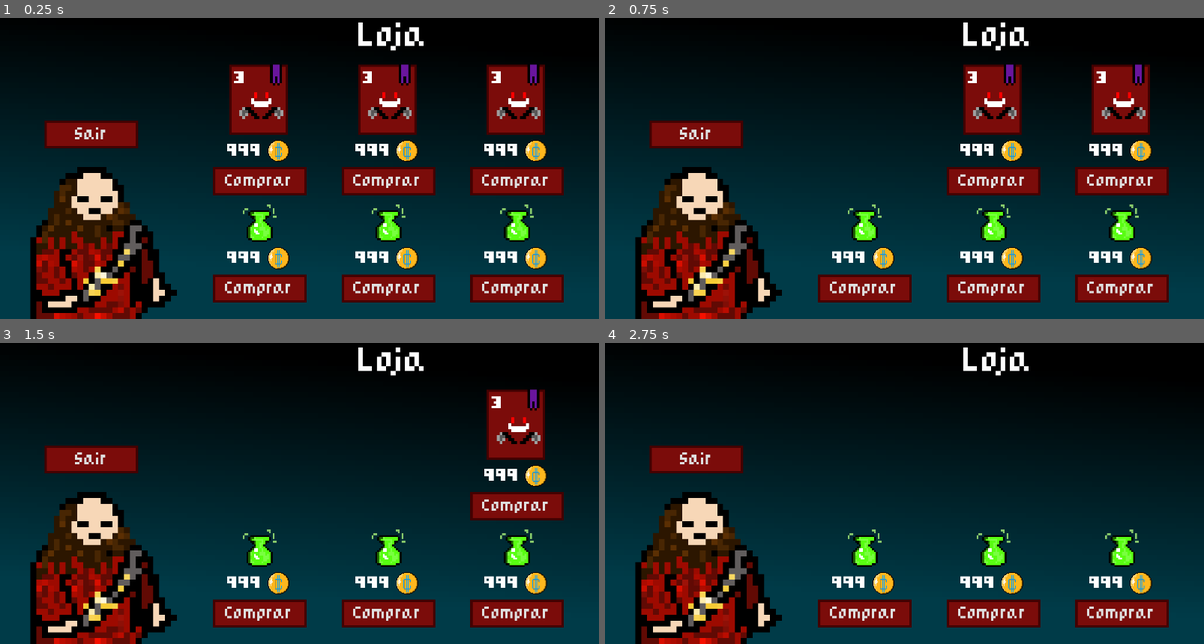
Above: before the commit, frames 1-4 (two rows, left to right).
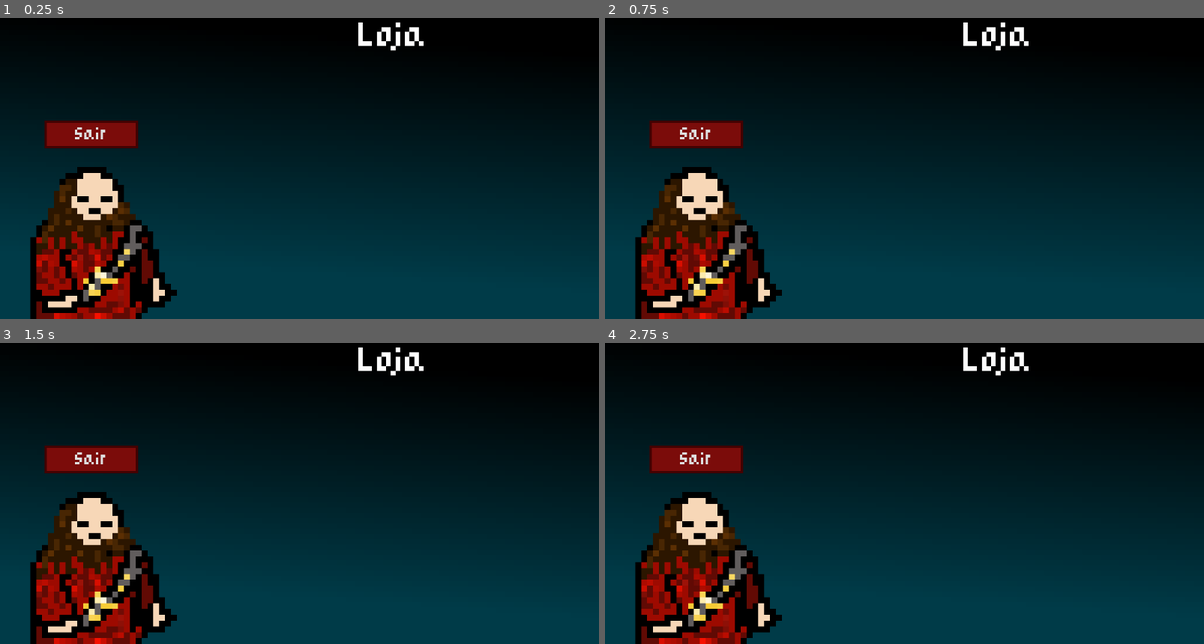
Above: after the commit, the same moments.

Repository: Klebynhow/PAC-jogo
Game: Godot game, scene res://scenes/shop/shop.tscn
Same seed, same stepped clock (60 frames per second), same inputs: the game is played once before the commit and once after it. This scene is started directly instead of the project's main scene.
Inputs (mouse positions are in pixels of both pictures, inside the frame that each line leads up to):
- Up to frame 1 (0.25 s): no input
- Up to frame 2 (0.75 s): click (862, 180) at 0.5 s, where only the run before the commit has a clickable "Comprar"
- Up to frame 3 (1.5 s): click (389, 505) at 1.25 s, where only the run before the commit has a clickable "Comprar"
- Up to frame 4 (2.75 s): click (1120, 505) at 2 s, where only the run before the commit has a clickable "Comprar"

The runs differ from the first frame. In frame 1, 19% of the frame differs, in the area x 35-95%, y 15-95%; in frame 2, 15%; in frame 3, 11%; in frame 4, 6.7%.

Commit message:
update shop.gd

Diff:
--- a/scenes/shop/shop.gd
+++ b/scenes/shop/shop.gd
@@ -1,15 +1,74 @@
 class_name Shop
 extends Control
 
+const SHOP_CARD = preload("res://scenes/shop/shop_card.tscn")
+const SHOP_RELIC = preload("res://scenes/shop/shop_relic.tscn")
+
+@export var shop_relics: Array[Relic]
+@export var char_stats: CharacterStats
+@export var run_stats: RunStats
+@export var relic_handler: RelicHandler
+
 @onready var cards: HBoxContainer = %Cards
+@onready var relics: HBoxContainer = %Relics
 @onready var card_tooltip_popup: CardTooltipPopup = %CardTooltipPopup
 
 func _ready() -> void:
-	for shop_card: ShopCard in cards.get_children():
-		shop_card.current_card_ui.tooltip_requested.connect(card_tooltip_popup.show_tooltip)
+	for shop_card: ShopCard in cards.get_children(): shop_card.queue_free()
+	for shop_relic: ShopRelic in relics.get_children(): shop_relic.queue_free()
+	Events.shop_card_bought.connect(_on_shop_card_bought)
+	Events.shop_relic_bought.connect(_on_shop_relic_bought)
 
 func _input(event: InputEvent) -> void:
 	if event.is_action_pressed("ui_cancel") and card_tooltip_popup.visible: card_tooltip_popup.hide_tooltip()
 
+func populate_shop() -> void:
+	_generate_shop_cards()
+	_generate_shop_relics()
+
+func _generate_shop_cards() -> void:
+	var shop_card_array: Array[Card] = []
+	var available_cards := char_stats.draftable_cards.cards.duplicate(true)
+	available_cards.shuffle()
+	shop_card_array = available_cards.slice(0, 3)
+	for card: Card in shop_card_array:
+		var new_shop_card := SHOP_CARD.instantiate() as ShopCard
+		cards.add_child(new_shop_card)
+		new_shop_card.card = card
+		new_shop_card.current_card_ui.tooltip_requested.connect(card_tooltip_popup.show_tooltip)
+		new_shop_card.update(run_stats)
+
+func _generate_shop_relics() -> void:
+	var shop_relics_array: Array[Relic] = []
+	var available_relics := shop_relics.filter(
+		func(relic: Relic):
+			var can_appear := relic.can_appear_as_reward(char_stats)
+			var already_had_it := relic_handler.has_relic(relic.id)
+			return can_appear and not already_had_it
+	)
+	available_relics.shuffle()
+	shop_relics_array = available_relics.slice(0, 3)
+	for relic: Relic in shop_relics_array:
+		var new_shop_relic := SHOP_RELIC.instantiate() as ShopRelic
+		relics.add_child(new_shop_relic)
+		new_shop_relic.relic = relic
+		new_shop_relic.update(run_stats)
+
+func _update_items() -> void:
+	for shop_card: ShopCard in cards.get_children():
+		shop_card.update(run_stats)
+	for shop_relic: ShopRelic in relics.get_children():
+		shop_relic.update(run_stats)
+
 func _on_back_button_pressed() -> void:
 		Events.shop_exited.emit()
+
+func _on_shop_card_bought(card: Card, gold_cost: int) -> void:
+	char_stats.deck.add_card(card)
+	run_stats.gold -= gold_cost
+	_update_items()
+
+func _on_shop_relic_bought(relic: Relic, gold_cost: int) -> void:
+	relic_handler.add_relic(relic)
+	run_stats.gold -= gold_cost
+	_update_items()
